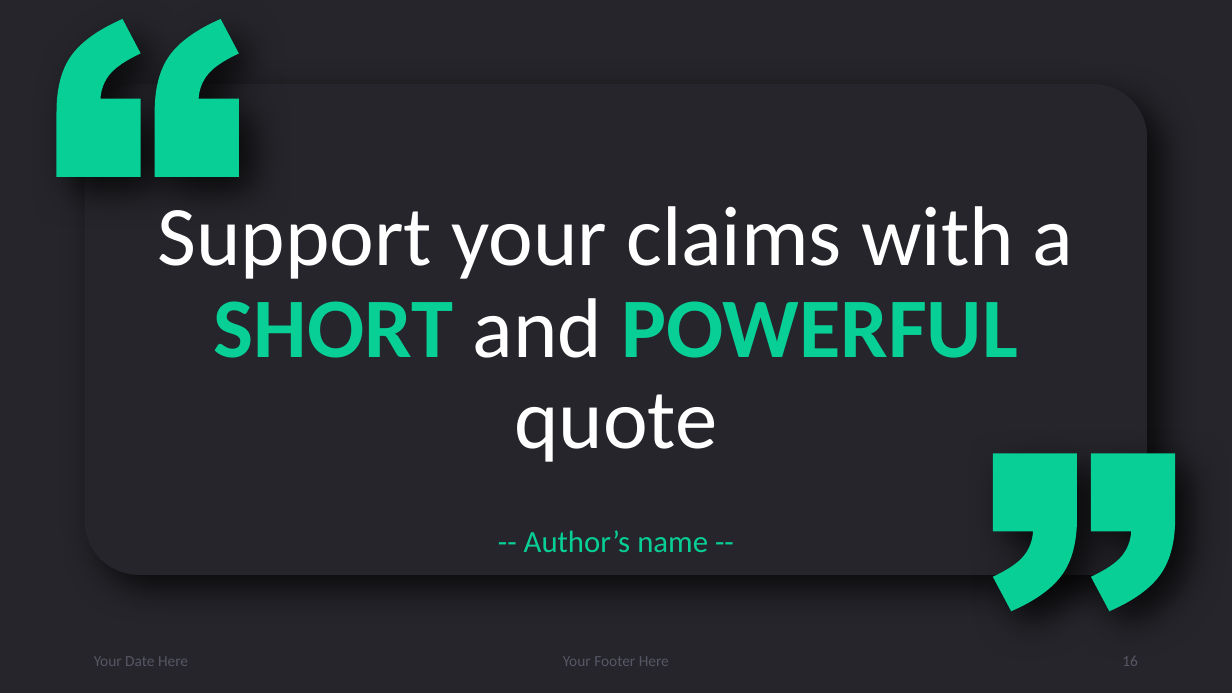
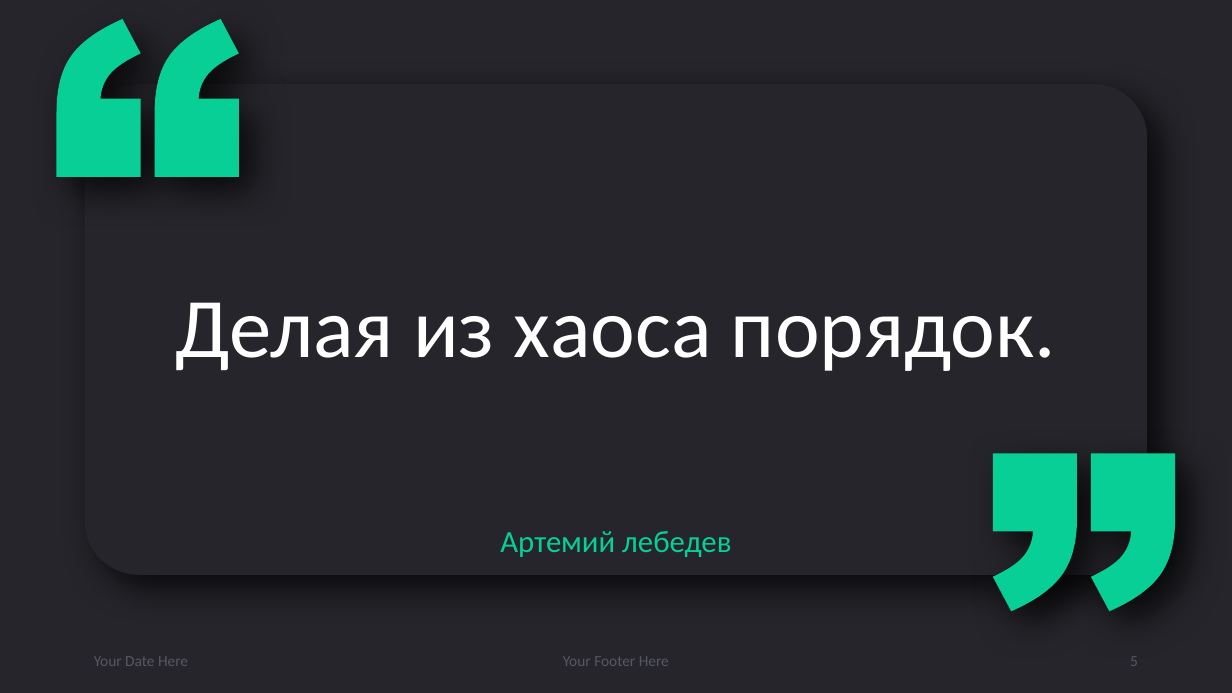
Before and after one commit to mentoster/digital_breakthrough, a slide deck: slide 5 of О проекте/1 чек.pptx (slide 16 before the commit). Drawn at 1232x693 pixels with LibreOffice and Linux fonts; fonts in the diff are those of the drawing. Boxes give left, top, right and bottom in pixels: in the first picture for what was removed or moved away, otherwise in the second. Text is boxed around its words. In the diff, an @@ line names an element or a change of style, - is before the commit and + after.

```diff
--- a/О проекте/1 чек.pptx
+++ b/О проекте/1 чек.pptx
@@ text at (175,302,1056,371): text changed @@
-Support your claims with a SHORT and POWERFUL quote
+Делая из хаоса порядок.
@@ text at (500,531,731,557): text changed @@
--- Author’s name --
+Артемий лебедев
@@ page number at (1130,656,1138,666): text changed @@
-16
+5
```
Also in this commit, not shown: 1 other slide changed, 3 slides added, 24 slides removed, 16 other files.
